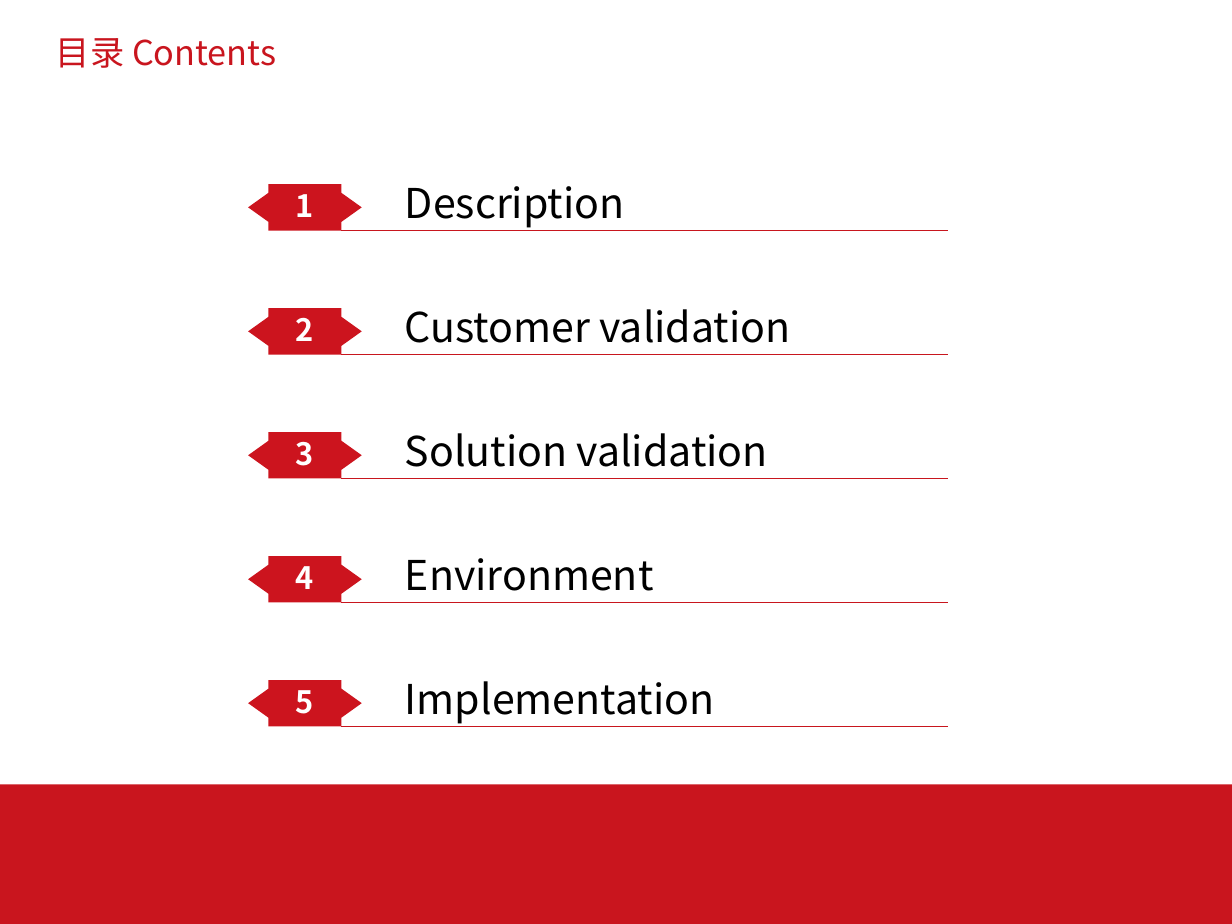
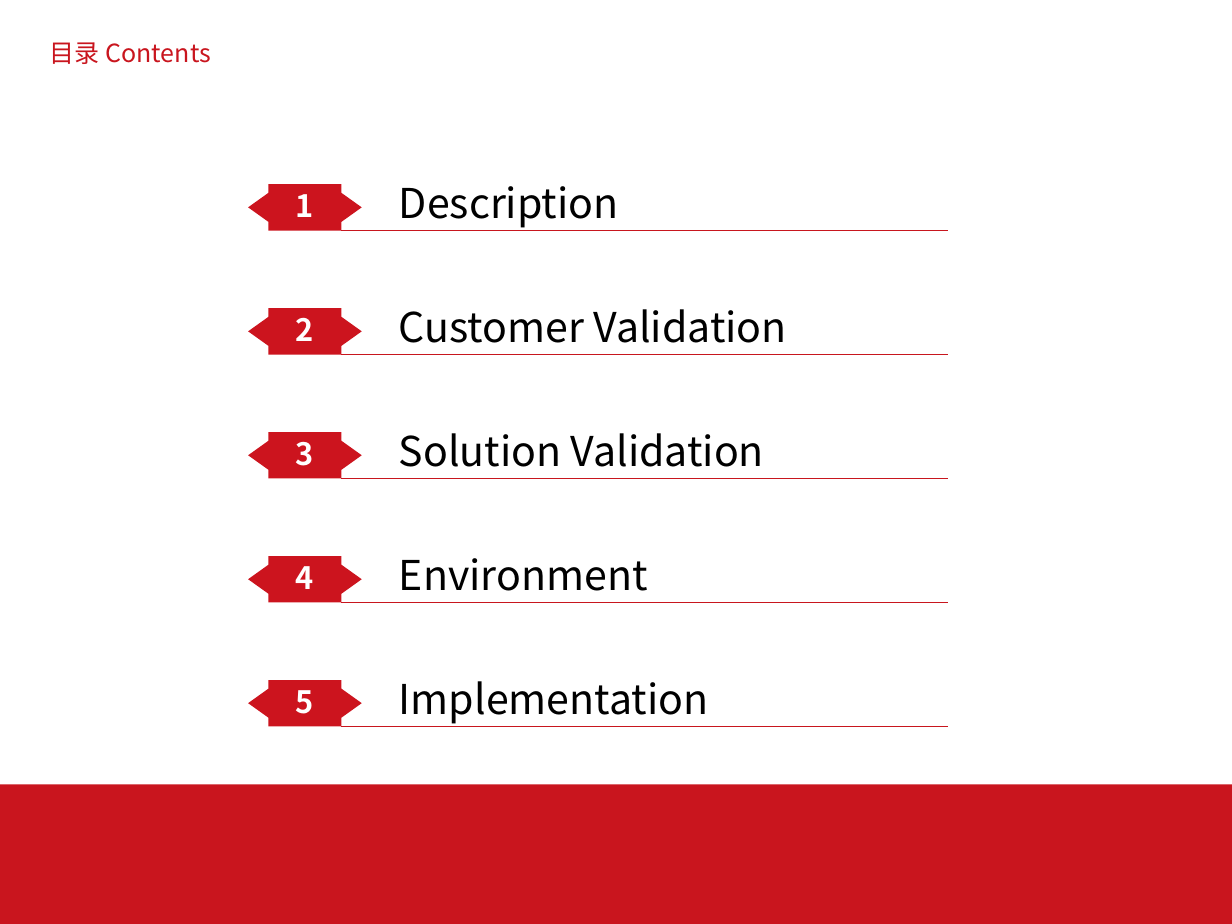
Before and after one commit to 962372515csn/e-school, a slide deck: slide 2 of ppt/软件创新.pptx. Drawn at 1232x924 pixels with LibreOffice and Linux fonts; fonts in the diff are those of the drawing; background and template pictures are left out. Boxes give left, top, right and bottom in pixels: in the first picture for what was removed or moved away, otherwise in the second. Text is boxed around its words. In the diff, an @@ line names an element or a change of style, - is before the commit and + after.

```diff
--- a/ppt/软件创新.pptx
+++ b/ppt/软件创新.pptx
@@ title "目录 Contents" at box(50, 42, 211, 64): size 20 to 14.6 pt @@
@@ text at box(399, 309, 787, 343): text changed @@
-Customer validation
+Customer Validation
@@ text at box(399, 433, 764, 467): text changed @@
-Solution validation
+Solution Validation
@@ 3 texts: place and size @@
-3 texts at box(405, 186, 714, 724)
+3 texts at box(399, 186, 708, 724)
```
Also in this commit, not shown: 2 other slides changed, 7 slides added, 3 slides removed, 2 other files.
